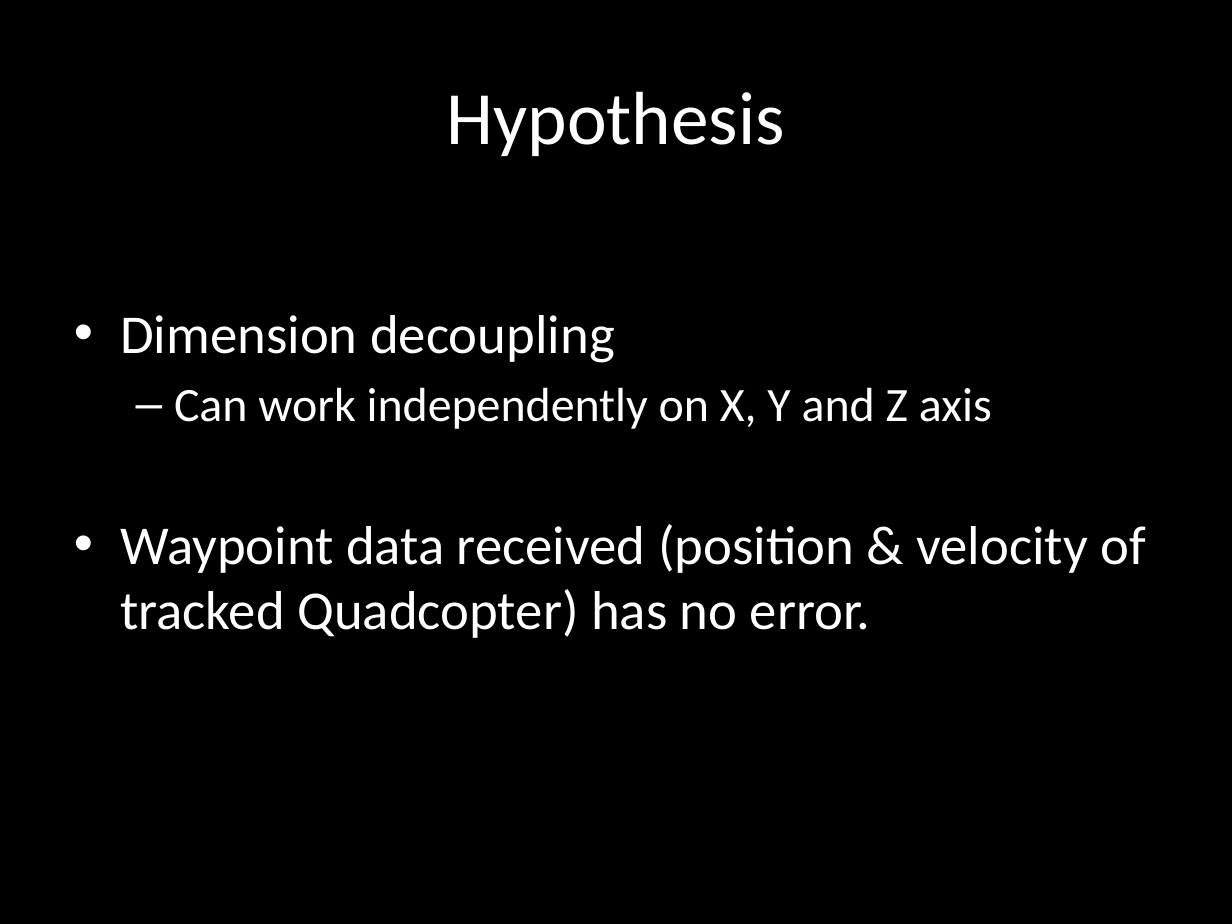
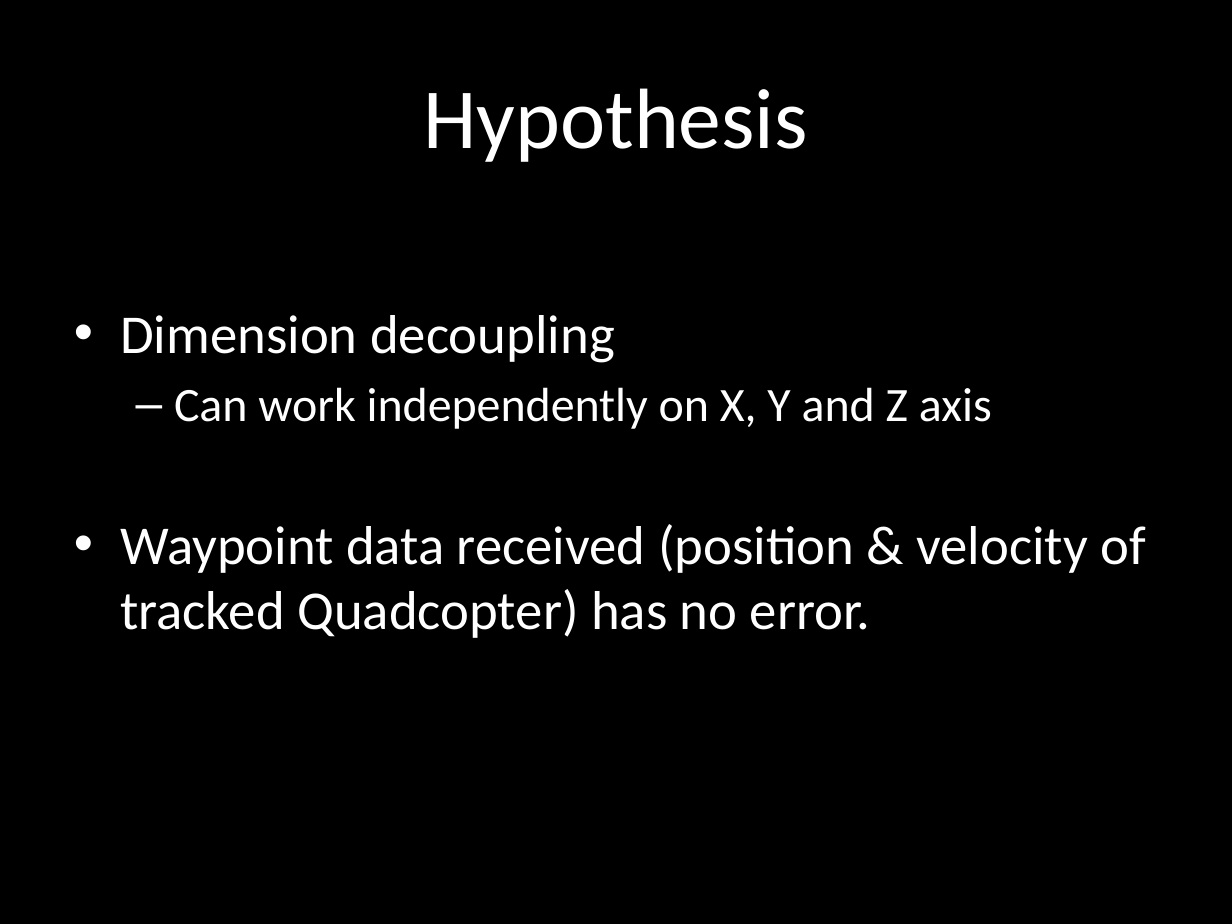
Before and after one commit to SyrianSpock/project-quadrotor-chase, a slide deck: slide 2 of Presentation/Presentation.pptx. Drawn at 1232x924 pixels with LibreOffice and Linux fonts; fonts in the diff are those of the drawing. Boxes give left, top, right and bottom in pixels: in the first picture for what was removed or moved away, otherwise in the second. Text is boxed around its words. In the diff, an @@ line names an element or a change of style, - is before the commit and + after.

```diff
--- a/Presentation/Presentation.pptx
+++ b/Presentation/Presentation.pptx
@@ title "Hypothesis" at (423, 88, 808, 162): size 44 to 50 pt @@
```
Also in this commit, not shown: 3 other slides changed, 1 slide added, 1 slide removed, 2 other files.
